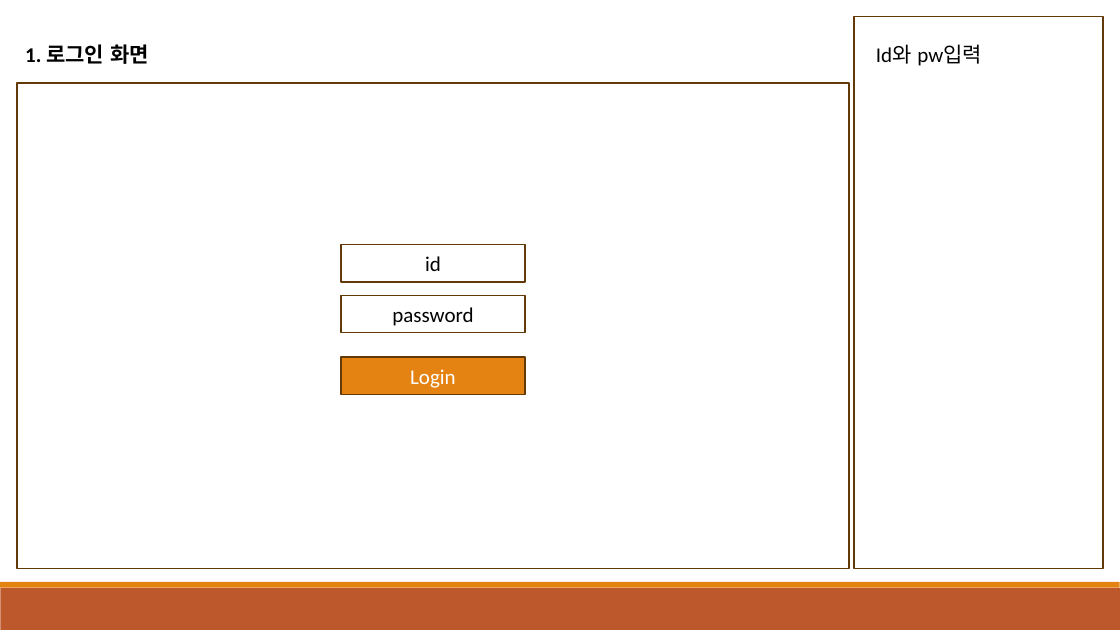
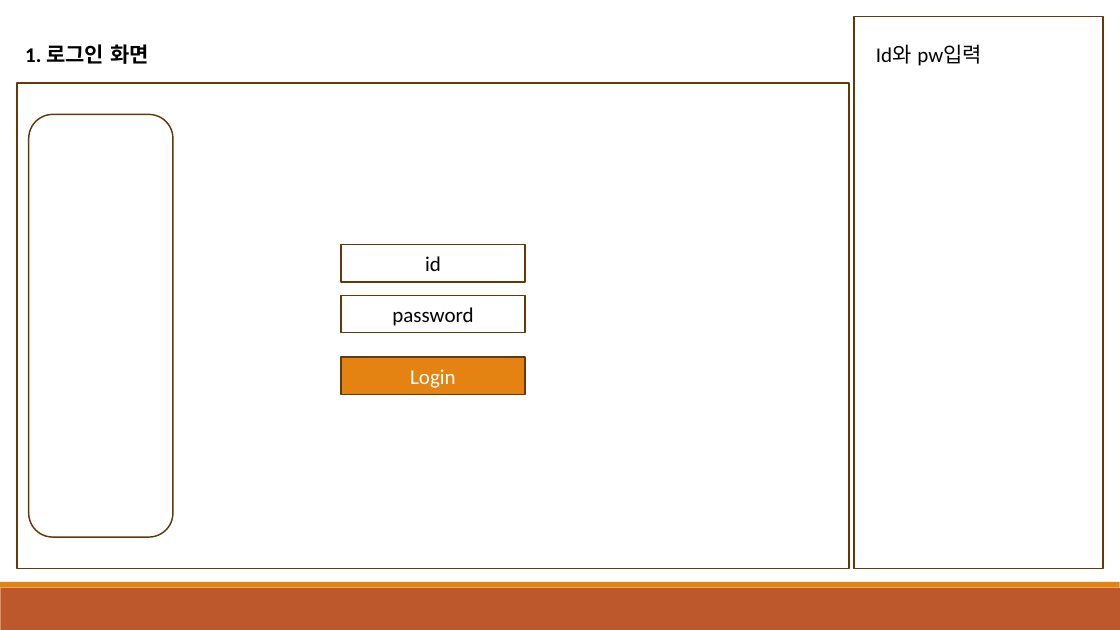
Before and after one commit to msj-0709/hush-project, a slide deck: slide 2 of 화면 설계.pptx. Drawn at 1120x630 pixels with LibreOffice and Linux fonts; fonts in the diff are those of the drawing. Boxes give left, top, right and bottom in pixels: in the first picture for what was removed or moved away, otherwise in the second. Text is boxed around its words. In the diff, an @@ line names an element or a change of style, - is before the commit and + after.

```diff
--- a/화면 설계.pptx
+++ b/화면 설계.pptx
@@ rounded rectangle added at <box>29,114,173,537</box>, outline #643908 1.25 pt @@
```
Also in this commit, not shown: 2 other slides changed, 7 slides added, 1 slide removed, 18 other files.
